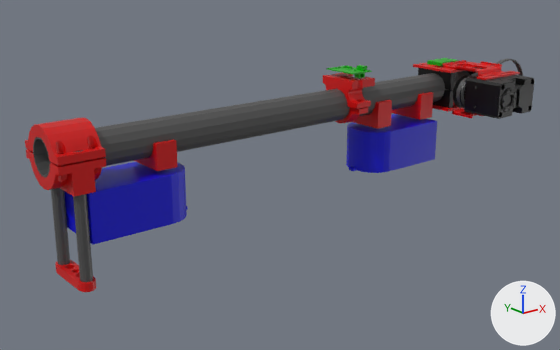
An edit to the COLLADA model robots/dragon/urdf/mesh/ducted_fan_head_link.dae, drawn before and after from the same camera.
Before and after are seen from a camera (50 mm lens) standing at (-0.378, -0.439, 0.129) and looking at (-0.028, -0.002, -0.046). The lights are fixed; the arrows at lower right show +X, +Y and +Z.

The older version as bpy lines, for what is in view:
```python
me_black_metal = bpy.data.meshes.new('Black Metal')
me_black_metal.from_pydata(...)  # 4238 vertices, 8528 faces; spans x 0.135..0.1866, y -0.0752..0.0185, z -0.0155..0.0155
me_black_metal.materials.append(mat_material_001)  # black #000000
me_black_nonmetal = bpy.data.meshes.new('Black Nonmetal')
me_black_nonmetal.from_pydata(...)  # 254 vertices, 508 faces; spans x -0.21..0.225, y -0.035..0.021, z -0.084..0.023
me_black_nonmetal.materials.append(mat_material_002)  # dark grey #505050
me_blue = bpy.data.meshes.new('Blue')
me_blue.from_pydata(...)  # 100 vertices, 192 faces; spans x -0.191..0.127, y -0.021..0.021, z -0.058..-0.021
me_blue.materials.append(mat_material_003)  # blue #0000d1
me_red = bpy.data.meshes.new('Red')
me_red.from_pydata(...)  # 4410 vertices, 9108 faces; spans x -0.21..0.212, y -0.055..0.029, z -0.084..0.021
me_red.materials.append(mat_material_005)  # red #d10000
ob_black_metal = bpy.data.objects.new('Black_Metal', me_black_metal)
ob_black_metal.location = (0.0, 0.0, 0.0)
ob_black_nonmetal = bpy.data.objects.new('Black_Nonmetal', me_black_nonmetal)
ob_black_nonmetal.location = (0.0, 0.0, 0.0)
ob_blue = bpy.data.objects.new('Blue', me_blue)
ob_blue.location = (0.0, 0.0, 0.0)
ob_red = bpy.data.objects.new('Red', me_red)
ob_red.location = (0.0, 0.0, 0.0)
# also in view: 'Green' at (0.104, 0.0, 0.023)
```
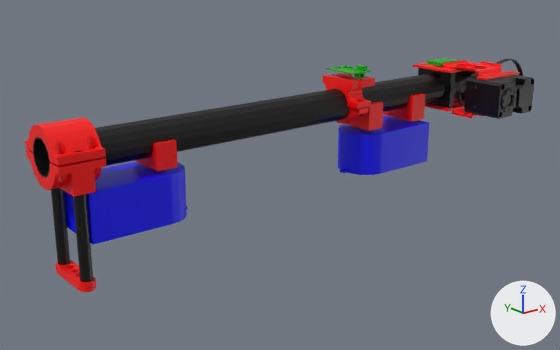
The newer file is also turned or shifted as a whole; pictures and numbers use the older file's frame.

Diff of the bpy script that builds the scene:
```diff
--- a/robots/dragon/urdf/mesh/ducted_fan_head_link.dae.py
+++ b/robots/dragon/urdf/mesh/ducted_fan_head_link.dae.py
@@ mat_material_008 @@
+mat_material_008 = principled_material('Material_008')
+mat_material_008.base_color = (1.0, 0.0, 0.0)  # red #ff0000
+mat_material_008.roughness = 0.44
@@ mat_material_007 @@
+mat_material_007 = principled_material('Material_007')
+mat_material_007.base_color = (0.0, 0.0, 1.0)  # blue #0000ff
+mat_material_007.roughness = 0.44
@@ mat_material_006 @@
+mat_material_006 = principled_material('Material_006')
+mat_material_006.base_color = (0.0, 0.0, 0.0)  # black #000000
+mat_material_006.roughness = 0.44
@@ me_black_nonmetal @@
 me_black_nonmetal.from_pydata(...)  # 254 vertices, 508 faces; spans x -0.21..0.225, y -0.035..0.021, z -0.084..0.023
 # used by ob_black_nonmetal; location = (0.0, 0.0, 0.0)
+# me_black_nonmetal part 1: 21 of 254 vertices moved; they spanned x 0.137..0.225, y -0.035, z -0.024..0.023 and now span x 0.137..0.225, y -0.035, z -0.024..0.023; mean shift (0.0, 0.0, 0.0); largest move (0.224, -0.035, -0.007) -> (0.137, -0.035, -0.002)
+# me_black_nonmetal part 2: 426 faces spanning x -0.21..0.225, y -0.035..0.021, z -0.084..0.023 switch from mat_material_002 (dark grey #505050) to mat_material_006 (black #000000)
@@ me_blue @@
 # used by ob_blue; location = (0.0, 0.0, 0.0)
-me_blue.from_pydata(...)  # 100 vertices, 192 faces; spans x -0.191..0.127, y -0.021..0.021, z -0.058..-0.021
+me_blue.from_pydata(...)  # 100 vertices, 192 faces; spans x -0.191..0.117, y -0.021..0.021, z -0.057..-0.021
+# me_blue part 3: the loose piece of 50 vertices spanning x 0.047..0.127, y -0.021..0.021, z -0.058..-0.024 is moved by (-0.01, 0.0, 0.0)
+# me_blue part 4: 182 faces spanning x -0.191..0.117, y -0.021..0.021, z -0.057..-0.021 switch from mat_material_003 (blue #0000d1) to mat_material_007 (blue #0000ff)
@@ me_red @@
 # used by ob_red; location = (0.0, 0.0, 0.0)
-me_red.from_pydata(...)  # 4410 vertices, 9108 faces; spans x -0.21..0.212, y -0.055..0.029, z -0.084..0.021
+me_red.from_pydata(...)  # 3043 vertices, 6374 faces; spans x -0.21..0.212, y -0.055..0.029, z -0.084..0.021
+# me_red part 5: 60 vertices moved within x 0.033..0.192, y -0.05..0.018, z -0.02..0.021; 1445 vertices removed from x 0.03..0.212, y -0.052..0.029, z -0.021..0.021; 322 vertices added at x 0.03..0.212, y -0.043..0.024, z -0.021..0.021
+# me_red part 6: 8 vertices moved within x -0.21..-0.18, y -0.02..0.02, z -0.005..0.007; 175 vertices removed from x -0.21..-0.131, y -0.021..0.021, z -0.02..0.013; 31 vertices added at x -0.206..-0.184, y -0.02..0.02, z -0.013..0.006
+# me_red part 7: 2 vertices moved within x -0.197..-0.194, y -0.001..0.002, z -0.084; 103 vertices removed from x -0.2..-0.19, y -0.021..0.021, z -0.084..-0.078; 3 vertices added at x -0.2..-0.191, y -0.002..0.005, z -0.084
+# me_red part 8: 2665 faces spanning x -0.21..0.212, y -0.055..0.029, z -0.084..0.021 switch from mat_material_005 (red #d10000) to mat_material_008 (red #ff0000)
```

Changed parts and their boxes (x1, y1, x2, y2) in the pictures (560 x 350 px; the box of a moved part takes in the faces that stretch with it):
'Blue', reshaped
    before: (64, 114, 437, 244)
    after: (64, 116, 429, 244)
part 1 of me_black_nonmetal, moved or reshaped
    before: (456, 58, 523, 105)
    after: (456, 58, 523, 106)
part 2 of me_black_nonmetal, recoloured (grey to black)
    both: (33, 61, 522, 282)
part 3 of me_blue, moved or reshaped
    before: (346, 114, 437, 173)
    after: (338, 116, 429, 175)
part 4 of me_blue, recoloured
    both: (64, 162, 188, 244)
part 5 of me_red, cut back
    before: (323, 60, 518, 129)
    after: (329, 62, 502, 131)
part 6 of me_red, cut back
    before: (25, 128, 105, 196)
    after: (27, 135, 102, 167)
part 7 of me_red, cut back
    before: (55, 264, 89, 292)
part 8 of me_red, recoloured
    both: (26, 61, 520, 292)
